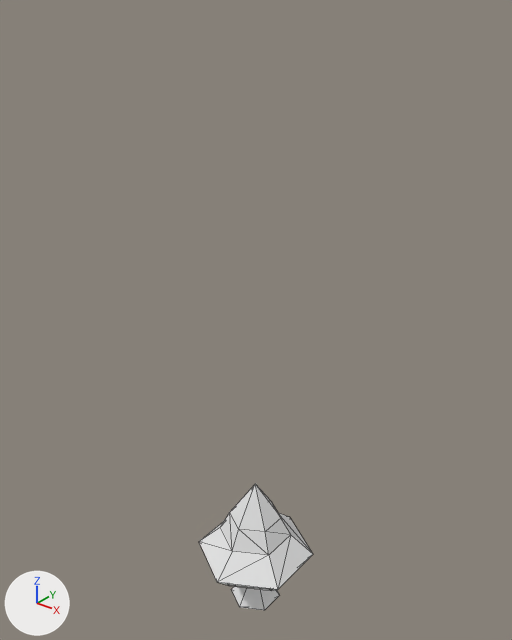
Before and after pictures for a commit that changed the glTF model models/lamp.glb.
Camera for both pictures: a 50 mm camera at (13.4, -16.7, 20.2) aimed at (-0.5, 0.7, 9.4). Lighting does not change. The marker at lower left points along +X, +Y and +Z. Mesh edges are drawn as thin lines. Vertices at the same position are counted once.
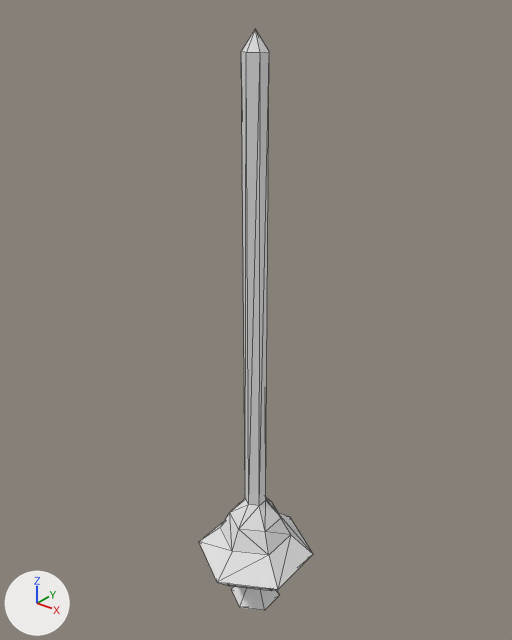
Edits to the scene script, one JSON object a line:
```json
{"block": "me_cylinder", "where": "# used by ob_cylinder; location = (0.0, 0.0, 0.0)"}
{"op": "remove", "block": "me_cylinder", "code": "me_cylinder.from_pydata(...)  # 39 vertices, 70 faces; spans x -1.97..1.97, y -2.28..2.28, z -3.4..3.0"}
{"op": "add", "block": "me_cylinder", "code": "me_cylinder.from_pydata(...)  # 51 vertices, 94 faces; spans x -1.97..1.97, y -2.28..2.28, z -3.4..18.85"}
{"block": "me_cylinder", "change": "me_cylinder part 1"}
{"block": "me_cylinder", "change": "1 vertex is removed from x 0.0, y 0.0, z 3.0"}
{"block": "me_cylinder", "change": "6 faces are deleted"}
{"block": "me_cylinder", "change": "7 vertices are added at x -0.34..0.34, y -0.4..0.4, z 2.27..18.85"}
{"block": "me_cylinder", "change": "6 new vertices lie (0.0, 0.0, 15.98) away from vertices in x -0.34..0.34, y -0.4..0.4, z 2.27"}
{"block": "me_cylinder", "change": "30 new faces join them"}
```

Changed parts and their boxes (x1, y1, x2, y2) in the pictures (512 x 640 px):
```json
{"object": "Cylinder", "change": "reshaped", "before": [199, 484, 313, 610], "after": [199, 30, 313, 610], "on screen": "357% taller"}
{"part": 1, "of": "me_cylinder", "change": "built on", "before": [230, 484, 279, 532], "after": [230, 30, 279, 532]}
```
